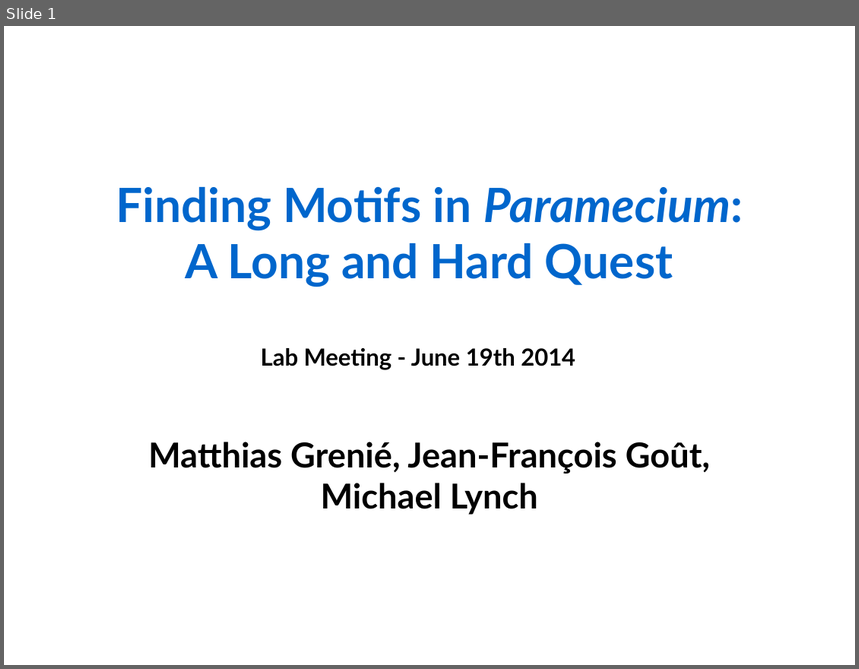
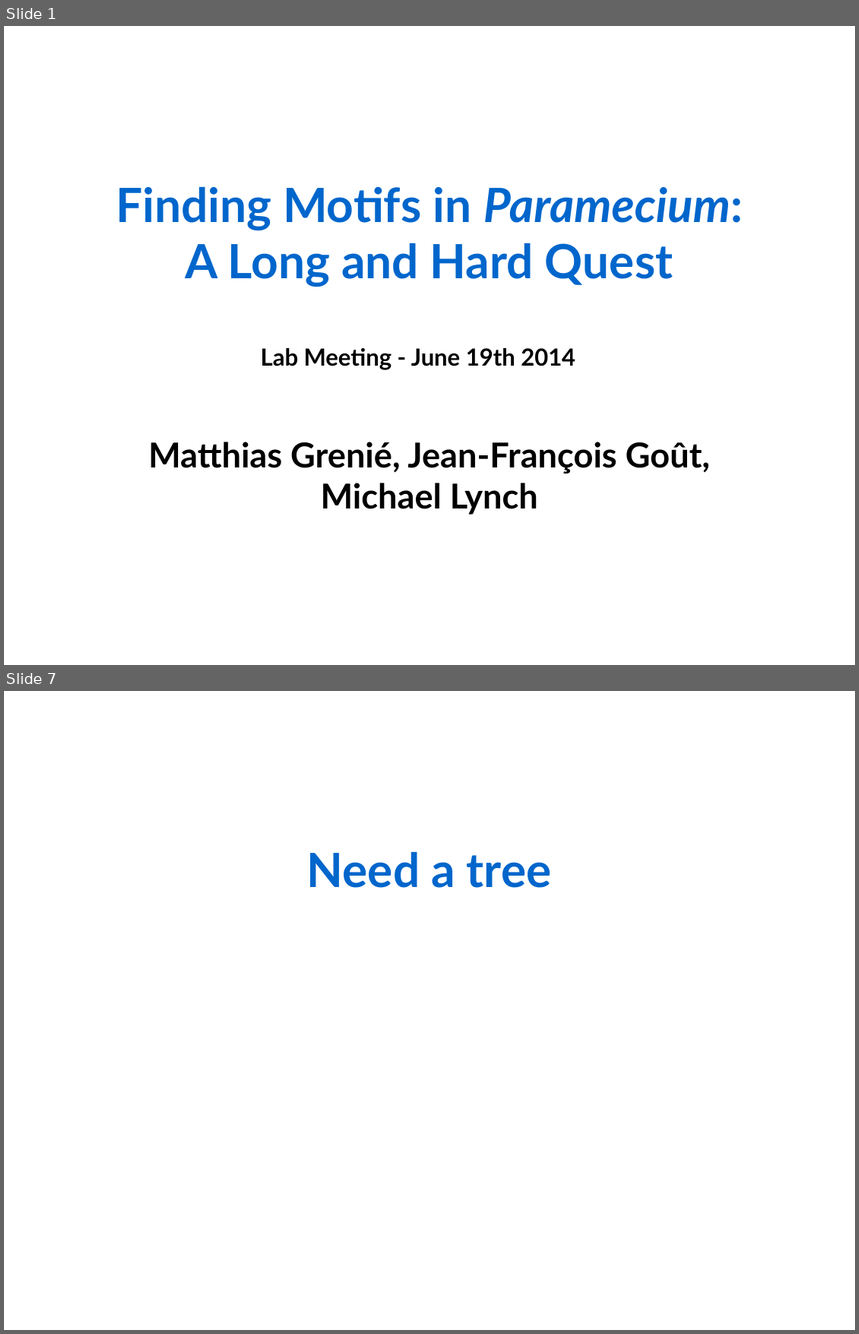
Before and after one commit to Rekyt/lynchlabpresentation2014, a slide deck: LabMeetingPresentation.odp. Shown one above the other, each under a label of ours: slide 1 before the commit, slides 1 and 7 after it; the slides between them are not shown. The pictures are 859x669 and 859x1334 pixels, drawn with LibreOffice and Linux fonts; fonts in the diff are those of the drawing. Boxes give left, top, right and bottom in pixels: in the first picture for what was removed or moved away, otherwise in the second. Text is boxed around its words. In the diff, an @@ line names an element or a change of style, - is before the commit and + after.

```diff
--- a/LabMeetingPresentation.odp
+++ b/LabMeetingPresentation.odp
@@ slide 7 added at [4,691,855,1330], background #FFFFFF @@
@@ text added at [307,852,552,888], 44 pt, text #0066CC, bold @@
+Need a tree
```
Also in this commit, not shown: 11 other slides added.
